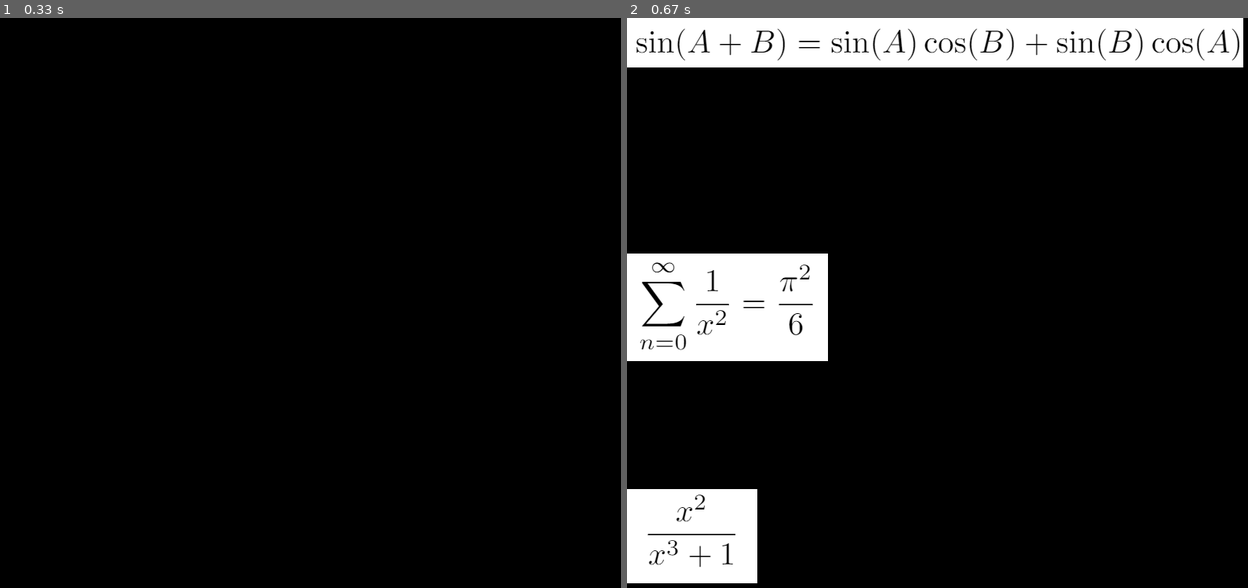
Above: before the commit, frames 1-2 (left to right).
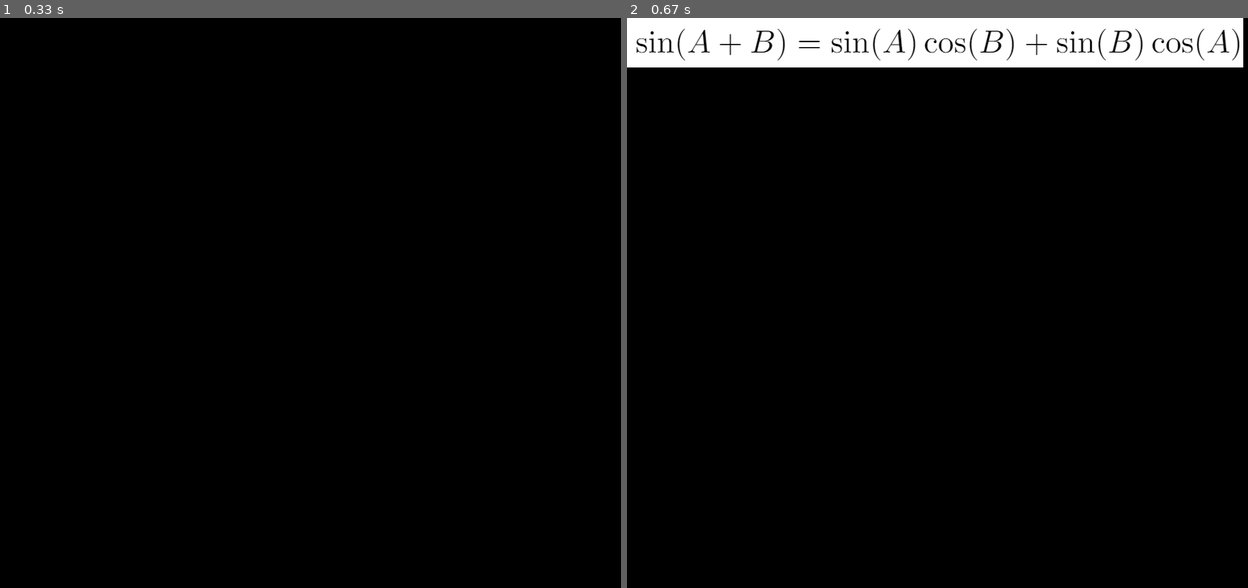
Above: after the commit, the same moments.

Repository: NiamV/OxfordHack
Game: pygame game, started from niamPygame.py
Same seed, same stepped clock (60 frames per second), same inputs: the game is played once before the commit and once after it.
Inputs:
- Up to frame 1 (0.33 s): no input
- Up to frame 2 (0.67 s): tap Space at 0.33 s

Frame 1 is identical in both runs. In frame 2, 9.4% of the frame differs, in the area x 0-33%, y 41-100%.

Commit message:
Updated so only shows one image at a time

Diff:
--- a/niamPygame.py
+++ b/niamPygame.py
@@ -14,25 +14,26 @@
 
 imageCount = 8
 
+equationsFile = open("static\Equations.txt", "r").read().splitlines()
+
+count = 0
+n = random.randint(1,imageCount*(imageCount-1)*(imageCount-2))
+
 while not done:
-        for event in pygame.event.get():
-                if event.type == pygame.QUIT:
+    threeImages =  imageMapping.images(n, imageCount)
+    eqImg = [pygame.image.load("static/Eq" + str(threeImages[i]) + ".png") for i in range(0,3) ]
+    eqTxt = [equationsFile[threeImages[i]-1] for i in range(0,3) ]
+    for event in pygame.event.get():
+            if event.type == pygame.QUIT:
+                    done = True
+            if event.type == pygame.KEYDOWN:
+                if event.key == pygame.K_SPACE:
+                    print(count)
+                    count += 1
+                    if count > 3:
                         done = True
-                if event.type == pygame.KEYDOWN:
-                    if event.key == pygame.K_SPACE:
-                        n = random.randint(1,imageCount*(imageCount-1)*(imageCount-2))
-                        threeImages =  imageMapping.images(n, imageCount)
-                        eq1 = pygame.image.load("static/Eq" + str(threeImages[0]) + ".png")
-                        eq1_x = 0
-                        eq1_y = 0
-                        screen.blit(eq1, (eq1_x, eq1_y))
-                        eq2 = pygame.image.load("static/Eq" + str(threeImages[1]) + ".png")
-                        eq2_x = 0
-                        eq2_y = 300
-                        screen.blit(eq2, (eq2_x, eq2_y))
-                        eq3 = pygame.image.load("static/Eq" + str(threeImages[2]) + ".png")
-                        eq3_x = 0
-                        eq3_y = 600
-                        screen.blit(eq3, (eq3_x, eq3_y))
+                        break
+                    screen.fill((0,0,0))
+                    screen.blit(eqImg[count-1], (0, 0))
 
-        pygame.display.flip()
+    pygame.display.flip()
--- a/static/Equations.txt
+++ b/static/Equations.txt
@@ -1,8 +1,8 @@
-$$ \int_{0}^{10}{x^2 dx} $$
-$$ \frac{x^2}{x^3 + 1} $$
-$$ a^2 + b^2 = c^2 $$
-$$ \sqrt{x^2 + sin(x)} $$
-$$ \sum_{n=0}^{\infty}\frac{1}{x^2} = \frac{\pi^2}{6} $$
-$$ \prod_{p \in primes} \frac{1}{p} $$
-$$ \sin (A+B) = \sin (A) \cos (B) + \sin (B) \cos (A) $$
-$$ \frac{1}{1-x} = 1 + x + x^2 + x^3 + ... $$
+\int_{0}^{10}{x^2 dx}
+\frac{x^2}{x^3 + 1}
+a^2 + b^2 = c^2
+\sqrt{x^2 + sin(x)}
+\sum_{n=0}^{\infty}\frac{1}{x^2} = \frac{\pi^2}{6}
+\prod_{p \in primes} \frac{1}{p}
+\sin (A+B) = \sin (A) \cos (B) + \sin (B) \cos (A)
+\frac{1}{1-x} = 1 + x + x^2 + x^3 + ...
